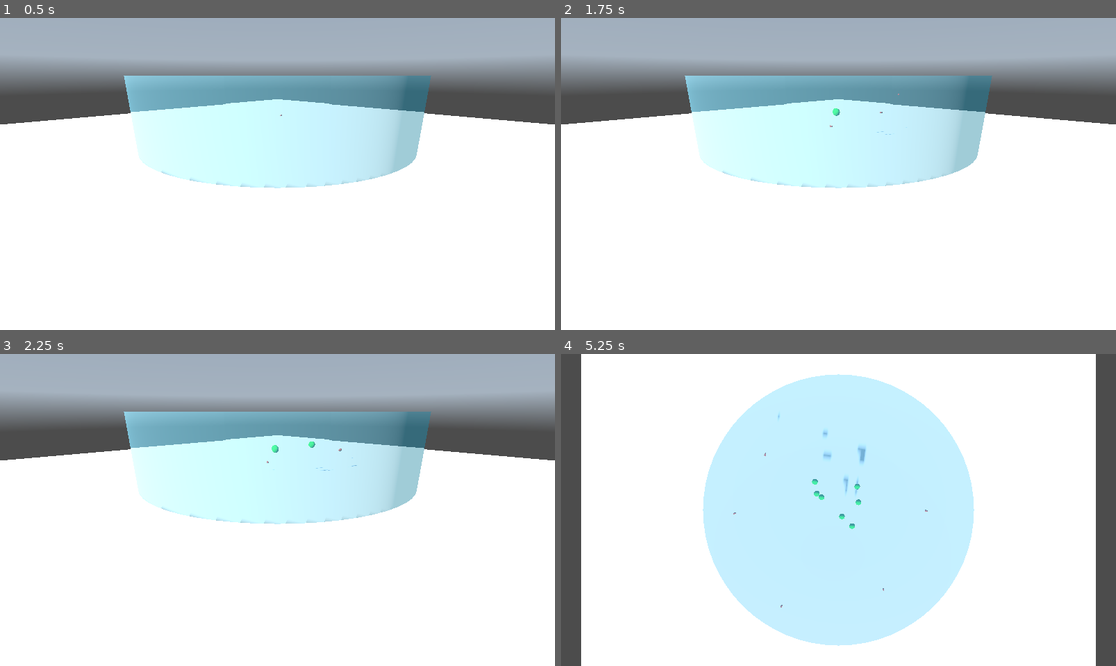
Above: before the commit, frames 1-4 (two rows, left to right).
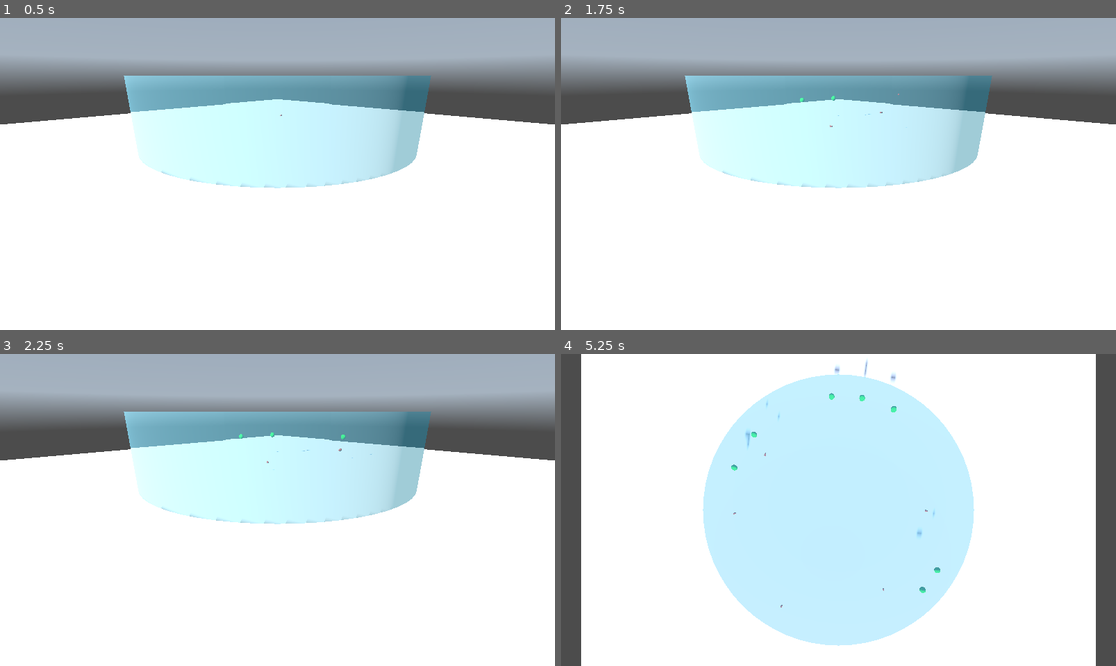
Above: after the commit, the same moments.

Repository: elegaanz/collective-behavior
Game: Godot game, scene res://Main.tscn
The game is run twice, just before and just after one commit, with the same random seed, the same clock (stepped at 60 frames per second) and the same inputs. A sky picture missing from this copy of the repository is replaced by a grey-blue gradient.
Inputs:
- Up to frame 1 (0.5 s): no input
- Up to frame 2 (1.75 s): tap Enter at 0.5 s; tap A (spawn_food) at 0.6, 1.55 s; tap Space at 1.25 s; tap Z (spawn_fish) at 1.35 s
- Up to frame 3 (2.25 s): tap Enter at 2 s; tap A (spawn_food) at 2.1 s
- Up to frame 4 (5.25 s): tap Space at 2.75, 5 s; tap C (switch_camera) at 2.85 s; tap A (spawn_food) at 3.05, 3.6, 4.55, 5.1 s; tap Enter at 4.25 s; tap Z (spawn_fish) at 4.35 s

Frame 1 is identical in both runs. In frame 2, less than 0.1% of the frame differs, in the area x 43-60%, y 24-38%; in frame 3, less than 0.1%; in frame 4, 0.5%, in the area x 30-69%, y 1-77%.

Commit message:
extensions shape first part

Diff:
--- a/Main.gd
+++ b/Main.gd
@@ -41,7 +41,9 @@
 
 
 func spawn_food():
-	var foodCount = int(totalFishMass * FOOD_MASS_PERCENTAGE / 0.065)
+
+	# for a squared distribution
+	"var foodCount = int(totalFishMass * FOOD_MASS_PERCENTAGE / 0.065)
 	if foodCount == 0:
 		var food = food_scene.instantiate()
 		food.position = Vector3(randf_range(-FOOD_SPAWN_AREA_SIZE / 2, FOOD_SPAWN_AREA_SIZE / 2), 0.5, randf_range(-FOOD_SPAWN_AREA_SIZE / 2, FOOD_SPAWN_AREA_SIZE / 2))
@@ -52,4 +54,63 @@
 			var food = food_scene.instantiate()
 			food.position = Vector3(randf_range(-FOOD_SPAWN_AREA_SIZE / 2, FOOD_SPAWN_AREA_SIZE / 2), 0.5, randf_range(-FOOD_SPAWN_AREA_SIZE / 2, FOOD_SPAWN_AREA_SIZE / 2))
 			add_child(food)
+			totalFishMass += food.weight"
+
+	# for a line
+	"var foodCount = int(totalFishMass * FOOD_MASS_PERCENTAGE / 0.065)
+	if foodCount == 0:
+		var food = food_scene.instantiate()
+		food.position = Vector3(randf_range(-FOOD_SPAWN_AREA_SIZE / 2, FOOD_SPAWN_AREA_SIZE / 2), 0.5, 0.0)
+		add_child(food)
+		totalFishMass += food.weight
+	else :
+		for _i in range(floor(foodCount)):
+			var food = food_scene.instantiate()
+			food.position = Vector3(randf_range(-FOOD_SPAWN_AREA_SIZE / 2, FOOD_SPAWN_AREA_SIZE / 2), 0.5, 0.0)
+			add_child(food)
+			totalFishMass += food.weight"
+
+	# for a cross
+	"var foodCount = int(totalFishMass * FOOD_MASS_PERCENTAGE / 0.065)
+	#generate two lines
+	var start_horizontal = Vector3(-FOOD_SPAWN_AREA_SIZE / 2, 0.5, 0.0)
+	var end_horizontal = Vector3(FOOD_SPAWN_AREA_SIZE / 2, 0.5, 0.0)
+
+	var start_vertical = Vector3(0.0, 0.5, -FOOD_SPAWN_AREA_SIZE / 2)
+	var end_vertical = Vector3(0.0, 0.5, FOOD_SPAWN_AREA_SIZE / 2)
+
+	if foodCount == 0:
+		var food = food_scene.instantiate()
+		if randf() < 0.5:
+			food.position = Vector3(randf_range(start_horizontal.x, end_horizontal.x), start_horizontal.y, 0.0)
+		else:
+			food.position = Vector3(0.0, start_vertical.y, randf_range(start_vertical.z, end_vertical.z))
+		add_child(food)
+		totalFishMass += food.weight
+	else :
+		for _i in range(floor(foodCount)):
+			var food = food_scene.instantiate()
+			if randf() < 0.5:
+				food.position = Vector3(randf_range(start_horizontal.x, end_horizontal.x), start_horizontal.y, 0.0)
+			else:
+				food.position = Vector3(0.0, start_vertical.y, randf_range(start_vertical.z, end_vertical.z))
+			add_child(food)
+			totalFishMass += food.weight"
+
+	# around the tank
+	var OUTER_RADIUS = 2.0
+
+	var foodCount = int(totalFishMass * FOOD_MASS_PERCENTAGE / 0.065)
+	if foodCount == 0:
+		var food = food_scene.instantiate()
+		var angle = randf_range(0, 2 * PI)
+		food.position = Vector3(OUTER_RADIUS * cos(angle), 0.5, OUTER_RADIUS * sin(angle))
+		add_child(food)
+		totalFishMass += food.weight
+	else :
+		for _i in range(floor(foodCount)):
+			var food = food_scene.instantiate()
+			var angle = randf_range(0, 2 * PI)
+			food.position = Vector3(OUTER_RADIUS * cos(angle), 0.5, OUTER_RADIUS * sin(angle))
+			add_child(food)
 			totalFishMass += food.weight
